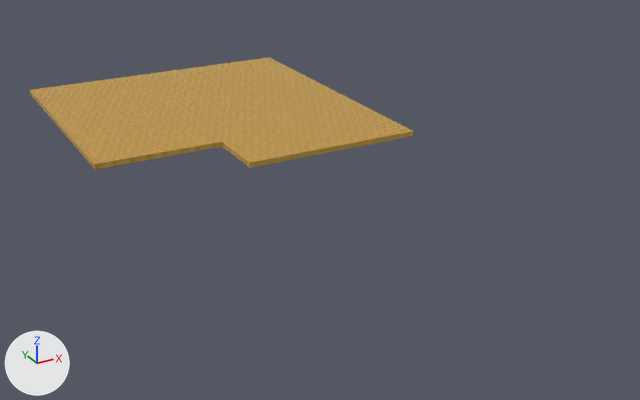
One commit to the glTF model piso.glb: the scene before it, then after it.
Rendered twice from a camera (50 mm lens) standing at (-33.5, -82.2, 28.1) and looking at (2.3, -17.1, -4.5). Every picture has the same lights, and +X, +Y and +Z are marked at lower left. The picture after the commit comes second. Where no turn or scale is listed for an object, it has been applied to the vertices.

Objects in the first picture: 'Suelo_TileTexture_0'.
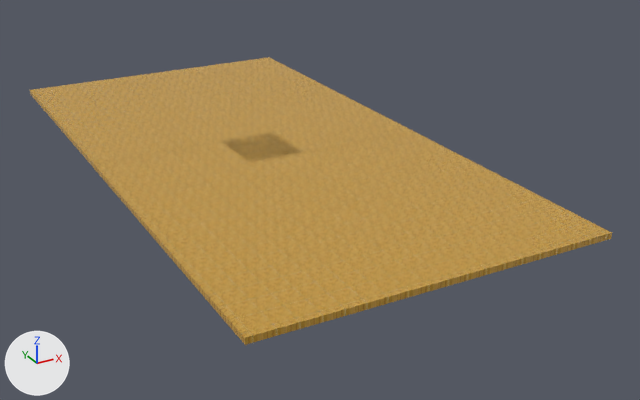
The newer file is also turned or shifted as a whole; pictures and numbers use the older file's frame.

Where the change shows, as pixel boxes (x1, y1, x2, y2) in the pictures (640 x 400 px):
'Suelo_TileTexture_0.001', added (orange)
    after: (94, 131, 612, 345)

The change, as a list of edits to the scene's bpy script:
```text
Add me_suelo_tiletexture_0_001:
    me_suelo_tiletexture_0_001.from_pydata(...)  # 128 vertices, 252 faces; spans x -16.0..13.2, y -25.6..6.1, z -0.5..0.0
    me_suelo_tiletexture_0_001.materials.append(mat_tiletexture)
Add ob_suelo_tiletexture_0_001:
    ob_suelo_tiletexture_0_001 = bpy.data.objects.new('Suelo_TileTexture_0.001', me_suelo_tiletexture_0_001)
    ob_suelo_tiletexture_0_001.location = (-0.03, -15.92, 0.0)
```
